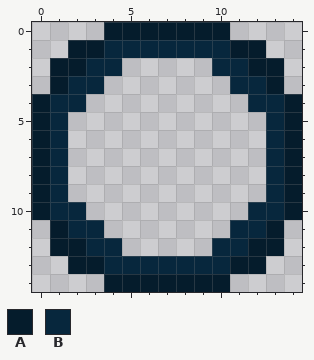
One commit to this pixel-art file: incremental-game/assets/ui/blue_nine_patch_empty.aseprite. Above: the version before the commit.
15x15 pixels, 1 frame.
Palette (. is transparent): A #051c2c  B #07273d
And afterwards:
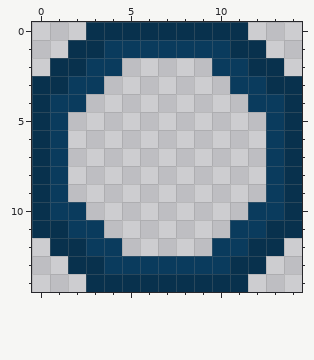
Diff:
@@ palette @@
-A #051c2c
+A #08314d
-B #07273d
+B #0a3b5d
@@ x 0..14 @@
- 0 ....AAAAAAA....
+ 0 ...AAAAAAAAA...
  1 ..AABBBBBBBAA..
  2 .AABB.....BBAA.
- 3 .ABB.......BBA.
+ 3 AABB.......BBAA
  4 ABB.........BBA
@@ x 0..14 @@
 10 ABB.........BBA
-11 .ABB.......BBA.
+11 AABB.......BBAA
 12 .AABB.....BBAA.
 13 ..AABBBBBBBAA..
-14 ....AAAAAAA....
+14 ...AAAAAAAAA...
Pixel boxes of the changes (left, top, right, bottom) in both pictures:
changed: (32, 22, 302, 292)
